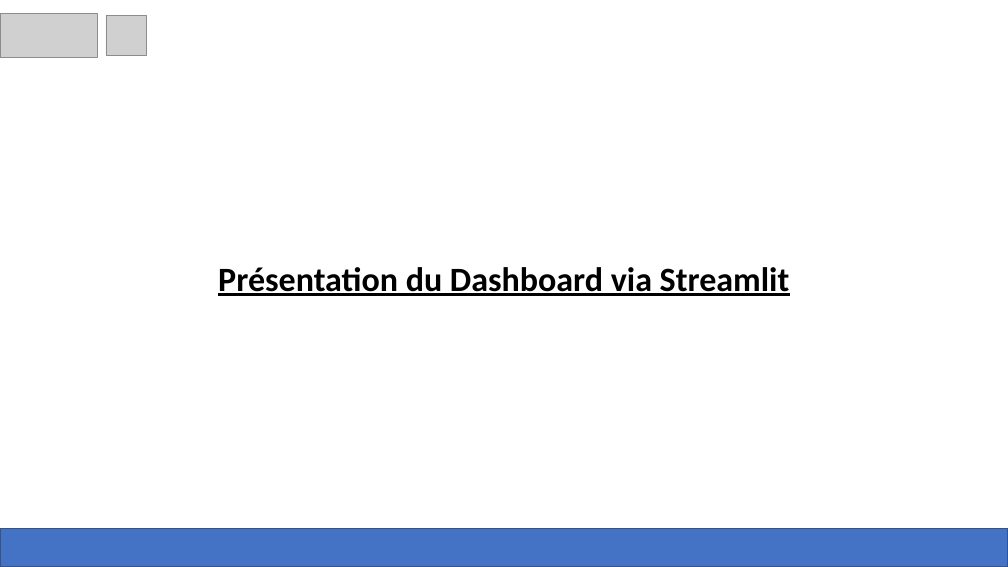
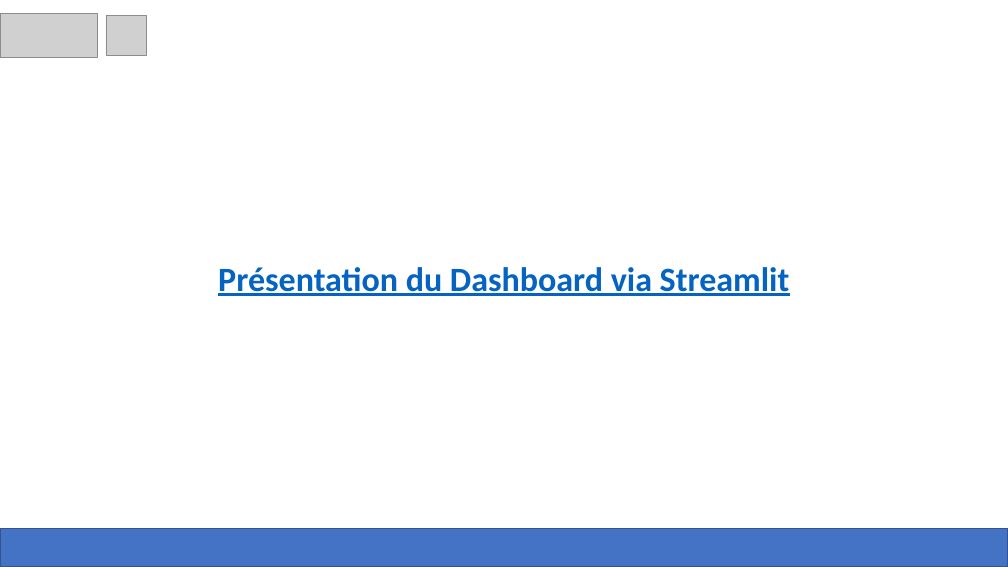
Before and after one commit to anojan01/P7_Anantharajah_Anojan, a slide deck: slide 34 of P7_04_Présentation.pptx (slide 33 before the commit). Drawn at 1008x567 pixels with LibreOffice and Linux fonts; fonts in the diff are those of the drawing; grey boxes stand for pictures. Boxes give left, top, right and bottom in pixels: in the first picture for what was removed or moved away, otherwise in the second. Text is boxed around its words. In the diff, an @@ line names an element or a change of style, - is before the commit and + after.

```diff
--- a/P7_04_Présentation.pptx
+++ b/P7_04_Présentation.pptx
@@ title "Présentation du Dashboard via Streamlit" at (218, 267, 790, 296): text colour #000000 to #0563C1 @@
```
Also in this commit, not shown: 8 other slides changed, 2 slides removed, 3 other files.
